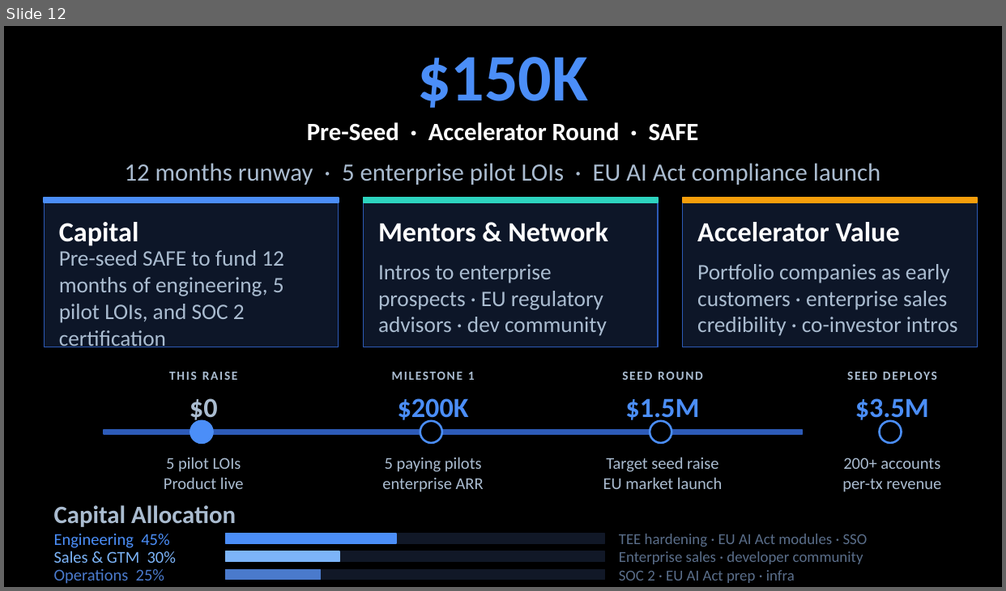
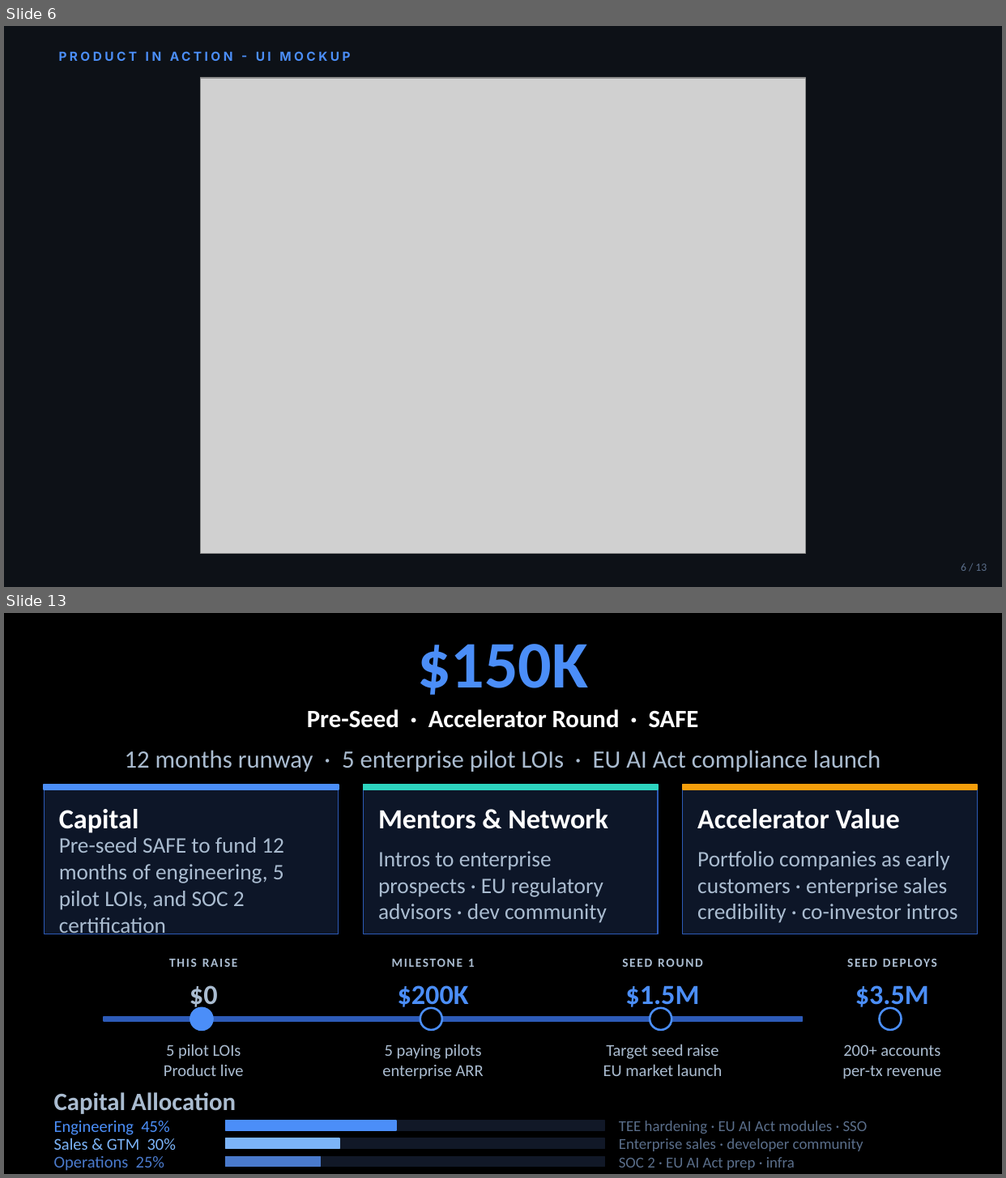
Before and after one commit to Atmosphere-Devs-Organization/tutelum-pitch-deck, a slide deck: tutelum_pitch_deck_dark.pptx. Shown one above the other, each under a label of ours: slide 12 before the commit, slides 6 and 13 after it; the slides between them are not shown. The pictures are 1006x591 and 1006x1178 pixels, drawn with LibreOffice and Linux fonts; fonts in the diff are those of the drawing; grey boxes stand for pictures. Boxes give left, top, right and bottom in pixels: in the first picture for what was removed or moved away, otherwise in the second. Text is boxed around its words. In the diff, an @@ line names an element or a change of style, - is before the commit and + after.

```diff
--- a/tutelum_pitch_deck_dark.pptx
+++ b/tutelum_pitch_deck_dark.pptx
@@ slide 6 added at (x1=4, y1=26, x2=1002, y2=587), background #0D1117 @@
@@ text added at (x1=59, y1=51, x2=350, y2=61), 9 pt, text #4B8EF8, bold @@
+PRODUCT IN ACTION - UI MOCKUP
@@ picture added at (x1=201, y1=78, x2=805, y2=554) @@
@@ text added at (x1=961, y1=564, x2=987, y2=571), 8 pt, text #5A6E8A @@
+6 / 13
@@ what was slide 12 is now slide 13 @@
```
Also in this commit, not shown: 10 slides changed, 6 other files.
